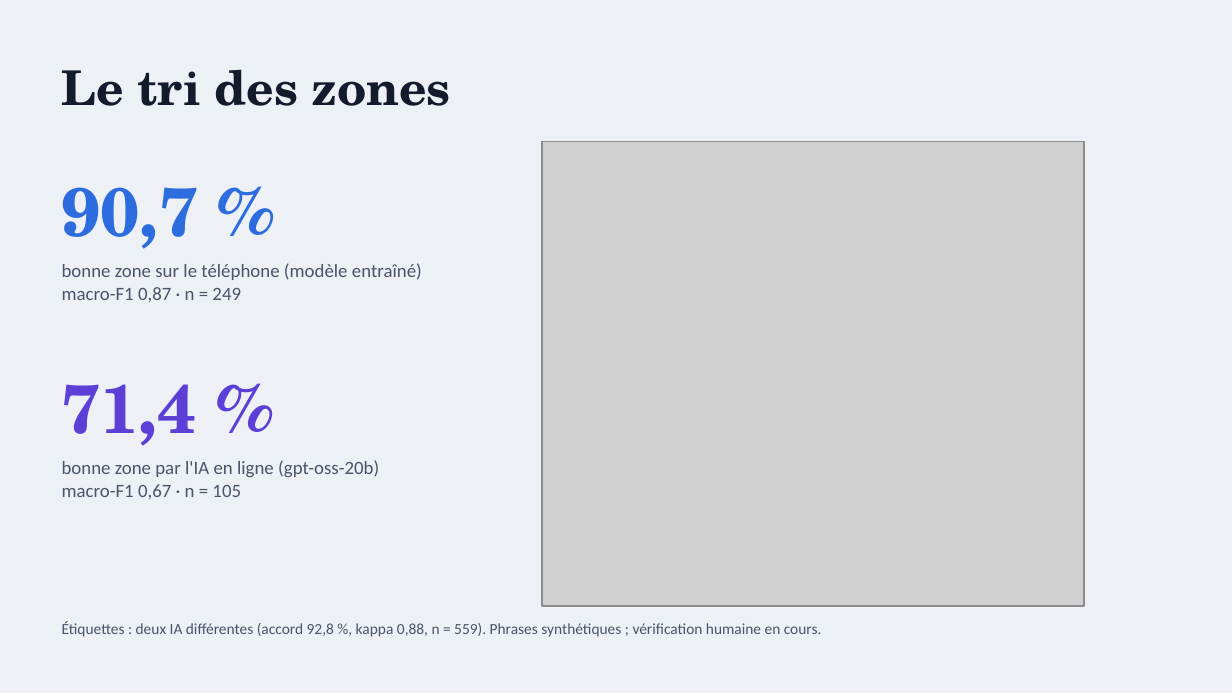
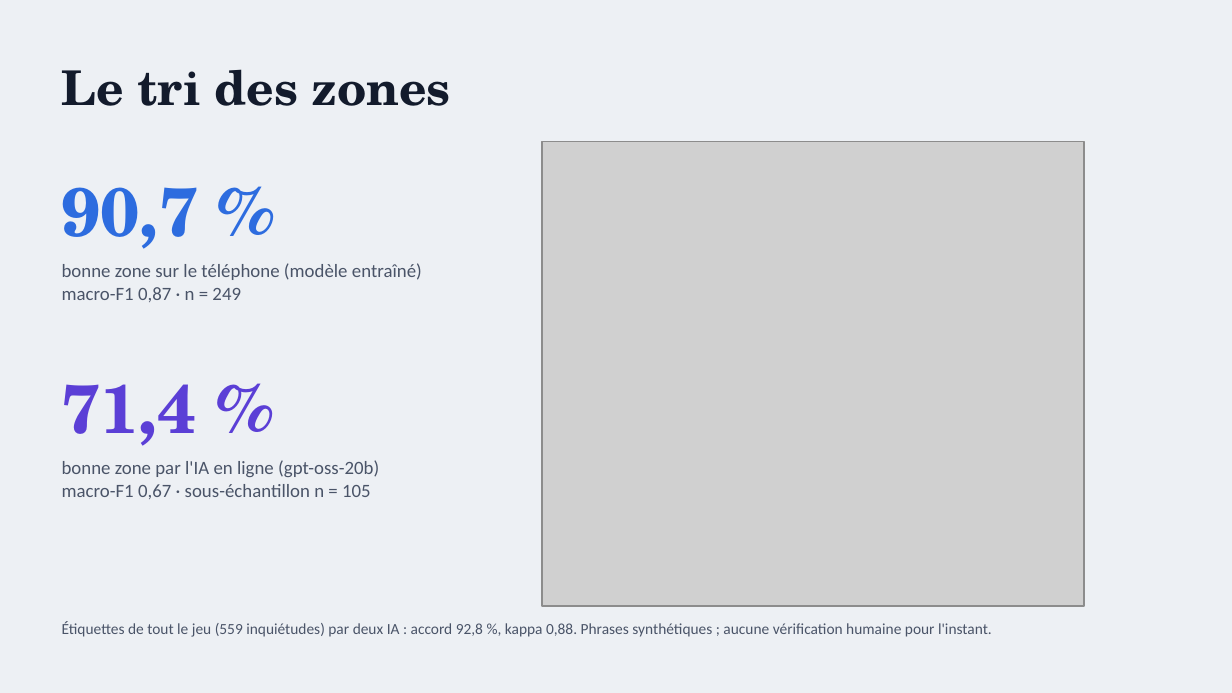
Before and after one commit to ilyasdaoudrma/braver, a slide deck: slide 5 of docs/pitch/BRAVER-Pitch-2026-11-21.pptx. Drawn at 1232x693 pixels with LibreOffice and Linux fonts; fonts in the diff are those of the drawing; grey boxes stand for pictures. Boxes give left, top, right and bottom in pixels: in the first picture for what was removed or moved away, otherwise in the second. Text is boxed around its words. In the diff, an @@ line names an element or a change of style, - is before the commit and + after.

```diff
--- a/docs/pitch/BRAVER-Pitch-2026-11-21.pptx
+++ b/docs/pitch/BRAVER-Pitch-2026-11-21.pptx
@@ text at bbox=[62, 484, 371, 499]: text changed @@
-macro-F1 0,67 · n = 105
+macro-F1 0,67 · sous-échantillon n = 105
@@ text at bbox=[62, 621, 992, 637]: text changed @@
-Étiquettes : deux IA différentes (accord 92,8 %, kappa 0,88, n = 559). Phrases synthétiques ; vérification humaine en cours.
+Étiquettes de tout le jeu (559 inquiétudes) par deux IA : accord 92,8 %, kappa 0,88. Phrases synthétiques ; aucune vérification humaine pour l'instant.
```
Also in this commit, not shown: 4 other slides changed, 1 other file.
